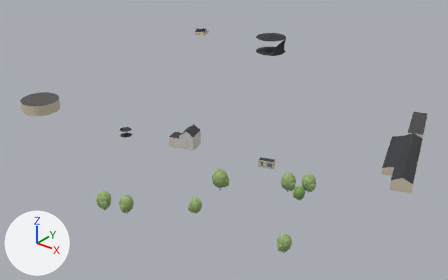
The glTF model viewer/districts/2020-kiel/chunks/c_-7_2.glb as it was, and as the next commit left it.
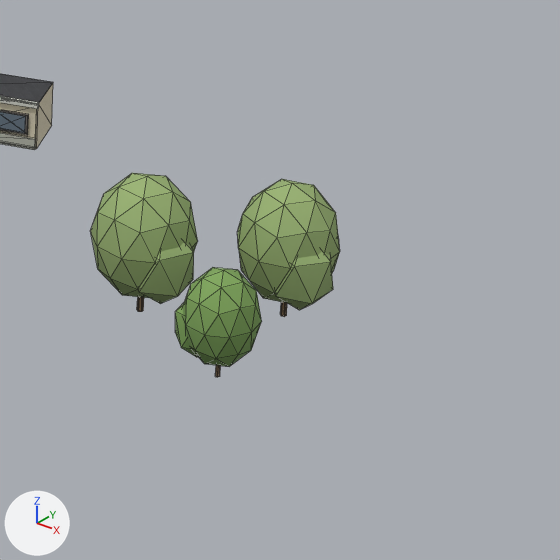
The first picture shows the older version from a camera (50 mm lens) standing at (-1429.0, 356.0, 157.0) and looking at (-1651.0, 633.0, -15.0). The close-ups show the older and then the newer version on the part from 60% to 78% of the width and 53% to 81% of the height of that picture. Only the edits that show in the close-ups are written down. The axes (+X, +Y, +Z) are drawn at lower left. The lights are the same throughout. The close-ups show mesh edges as thin lines. Where no turn or scale is listed for an object, it has been applied to the vertices. Vertices at exactly the same position are counted once.

Objects in the first close-up: 'bldg_6004175952', 'bldg_6004175952_facade0', 'bldg_6004175952_roof', 'tree_11739', 'tree_round_1', 'tree_round_1.002'.
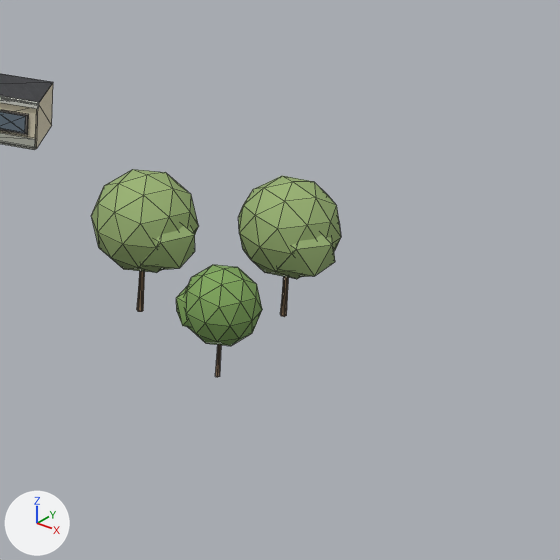
Changed parts and their boxes [x1, y1, x2, y2] in the close-ups (560 x 560 px; the box of a moved part takes in the faces that stretch with it):
```json
{"object": "tree_round_1", "change": "reshaped, moved, rescaled", "before": [90, 173, 198, 312], "after": [91, 169, 199, 312]}
{"object": "tree_round_1.002", "change": "reshaped, moved, rescaled", "before": [237, 179, 340, 317], "after": [238, 176, 341, 317]}
{"object": "tree_11739", "change": "reshaped, rescaled", "before": [175, 267, 262, 377], "after": [176, 265, 262, 377]}
{"part": 1, "of": "me_tree_round_0", "change": "moved or reshaped", "before": [183, 267, 262, 367], "after": [184, 265, 262, 346]}
{"part": 2, "of": "me_tree_round_0", "change": "moved or reshaped", "before": [175, 303, 198, 357], "after": [176, 287, 189, 327]}
{"part": 3, "of": "me_tree_round_0", "change": "moved or reshaped", "before": [215, 365, 220, 377], "after": [215, 345, 221, 377], "on screen": "mostly hidden"}
{"part": 4, "of": "me_tree_round_1", "change": "moved or reshaped", "before": [90, 173, 340, 303], "after": [91, 169, 341, 279]}
{"part": 5, "of": "me_tree_round_1", "change": "moved or reshaped", "before": [139, 242, 333, 310], "after": [141, 225, 335, 277]}
{"part": 6, "of": "me_tree_round_1", "change": "moved or reshaped", "before": [137, 297, 287, 317], "after": [137, 271, 288, 317], "on screen": "mostly hidden"}
```

The change, as JSON lines over the scene's bpy script:
```json
{"block": "me_tree_round_0", "where": "# used by ob_tree_11739; parent = ob_trees__7_2; location = (8.911, -4.035, 4.16); rotation_euler = (0.0, 0.0, 2.664), in degrees (0, 0, 153); scale = (3.91, 3.91, 4.16)"}
{"block": "me_tree_round_0", "where": "# before: 7 (-0.01, 0.03, 0.06), 8 (0.01, 0.02, 0.06), 14 (0.01, -0.02, 0.06), 20 (-0.01, -0.03, 0.06), 27 (-0.04, -0.02, 0.06)"}
{"block": "me_tree_round_0", "where": "# before: 29 (-0.04, 0.02, 0.06)"}
{"op": "remove", "block": "me_tree_round_0", "code": "me_tree_round_0.from_pydata(...)  # 66 vertices, 120 faces; spans x -0.68..0.68, y -0.7..0.7, z -1.0..1.0"}
{"op": "add", "block": "me_tree_round_0", "code": "me_tree_round_0.from_pydata(...)  # 66 vertices, 120 faces; spans x -0.67..0.67, y -0.69..0.69, z -1.0..1.0"}
{"block": "me_tree_round_0", "change": "me_tree_round_0 part 1: the loose piece of 42 vertices spanning x -0.68..0.65, y -0.7..0.7, z -0.76..1.0 is scaled about its middle by (0.989, 0.989, 0.767), then moved by (0.0, 0.0, 0.21)"}
{"block": "me_tree_round_0", "change": "me_tree_round_0 part 2: the loose piece of 12 vertices spanning x -0.17..0.68, y -0.13..0.68, z -0.72..0.52 is scaled about its middle by (0.989, 0.989, 0.712), then moved by (0.0, 0.0, 0.32)"}
{"block": "me_tree_round_0", "change": "me_tree_round_0 part 3"}
{"op": "add", "block": "me_tree_round_0", "code": "for i in [7, 8, 14, 20, 27, 29]: me_tree_round_0.vertices[i].co += Vector((0.0, 0.0, -0.35))"}
{"block": "me_tree_round_1", "where": "# used by ob_tree_round_1; parent = ob_trees__7_2; location = (0.0346, -0.0668, 5.34); rotation_euler = (0.0, 0.0, -1.093), in degrees (0, 0, -63); scale = (5.33, 5.33, 5.34)"}
{"block": "me_tree_round_1", "where": "# before: 7 (-0.01, 0.03, 0.06), 8 (0.01, 0.02, 0.06), 14 (0.01, -0.02, 0.06), 20 (-0.01, -0.03, 0.06), 27 (-0.04, -0.02, 0.06)"}
{"block": "me_tree_round_1", "where": "# before: 29 (-0.04, 0.02, 0.06)"}
{"op": "remove", "block": "me_tree_round_1", "code": "me_tree_round_1.from_pydata(...)  # 66 vertices, 120 faces; spans x -0.68..0.68, y -0.7..0.7, z -1.0..1.0"}
{"op": "add", "block": "me_tree_round_1", "code": "me_tree_round_1.from_pydata(...)  # 66 vertices, 120 faces; spans x -0.67..0.67, y -0.69..0.69, z -1.0..1.0"}
{"block": "me_tree_round_1", "change": "me_tree_round_1 part 4: the loose piece of 42 vertices spanning x -0.68..0.65, y -0.7..0.7, z -0.76..1.0 is scaled about its middle by (0.989, 0.989, 0.767), then moved by (0.0, 0.0, 0.21)"}
{"block": "me_tree_round_1", "change": "me_tree_round_1 part 5: the loose piece of 12 vertices spanning x -0.17..0.68, y -0.13..0.68, z -0.72..0.52 is scaled about its middle by (0.989, 0.989, 0.712), then moved by (0.0, 0.0, 0.32)"}
{"block": "me_tree_round_1", "change": "me_tree_round_1 part 6"}
{"op": "add", "block": "me_tree_round_1", "code": "for i in [7, 8, 14, 20, 27, 29]: me_tree_round_1.vertices[i].co += Vector((0.0, 0.0, -0.35))"}
{"op": "set", "path": "ob_tree_11739.scale", "old": "(3.91, 3.91, 4.16)", "new": "(3.96, 3.96, 4.21)"}
{"op": "set", "path": "ob_tree_round_1.location", "old": "(0.0346, -0.0668, 5.34)", "new": "(0.0346, -0.0668, 5.398)"}
{"op": "set", "path": "ob_tree_round_1.scale", "old": "(5.33, 5.33, 5.34)", "new": "(5.39, 5.39, 5.4)"}
{"op": "set", "path": "ob_tree_round_1_002.location", "old": "(8.201, 5.619, 5.25)", "new": "(8.201, 5.619, 5.307)"}
{"op": "set", "path": "ob_tree_round_1_002.scale", "old": "(5.23, 5.23, 5.25)", "new": "(5.29, 5.29, 5.31)"}
```
